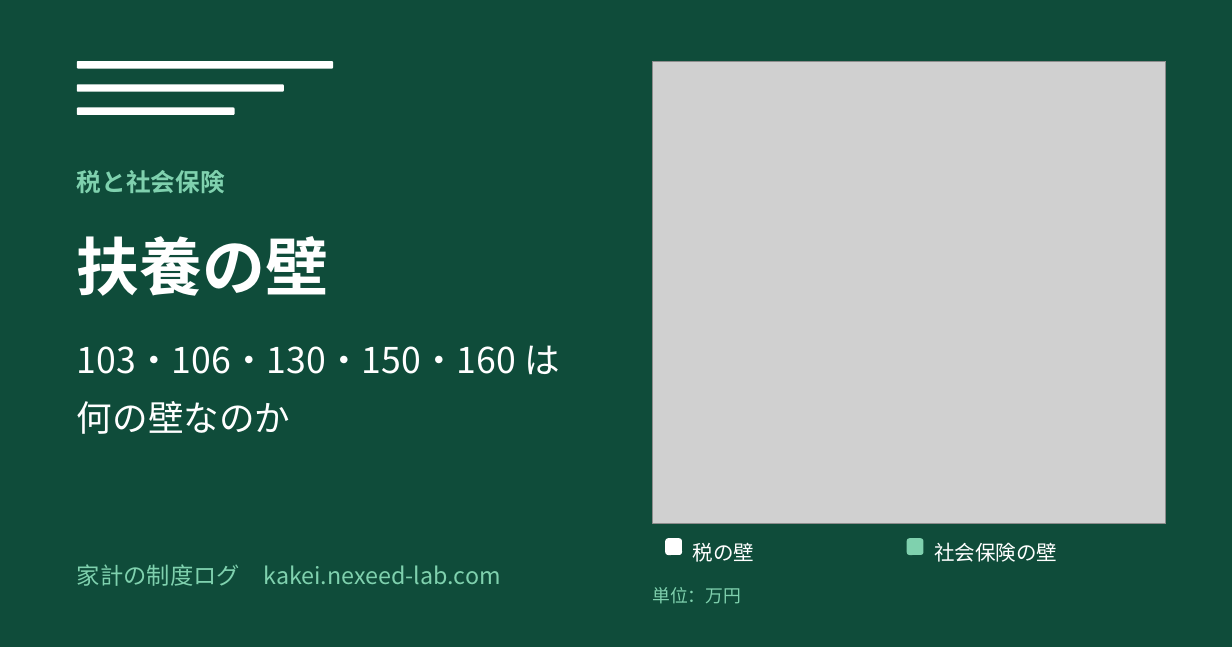
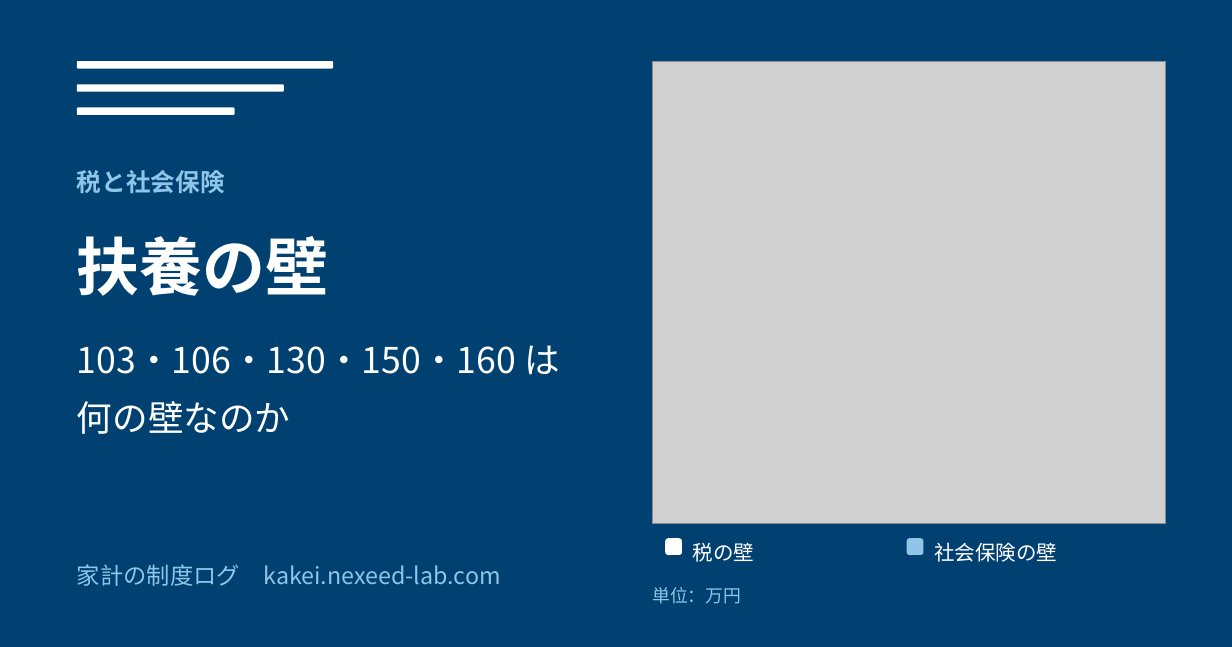
Before and after one commit to oshima0627/kakei, a slide deck: slide 1 of tools/article-images/article-images.pptx. Drawn at 1232x647 pixels with LibreOffice and Linux fonts; fonts in the diff are those of the drawing; grey boxes stand for pictures. Boxes give left, top, right and bottom in pixels: in the first picture for what was removed or moved away, otherwise in the second. Text is boxed around its words. In the diff, an @@ line names an element or a change of style, - is before the commit and + after.

```diff
--- a/tools/article-images/article-images.pptx
+++ b/tools/article-images/article-images.pptx
@@ background #0F4C3A to #014172 @@
@@ rounded rectangle at (x1=907, y1=538, x2=924, y2=555): fill #7FD1AE to #8EC5E8 @@
@@ text colour #7FD1AE to #8EC5E8 in 3 elements at (x1=77, y1=170, x2=225, y2=193), (x1=77, y1=564, x2=500, y2=586), (x1=652, y1=587, x2=741, y2=604) @@
```
Also in this commit, not shown: 1 other slide changed, 1 slide added, 10 other files.
